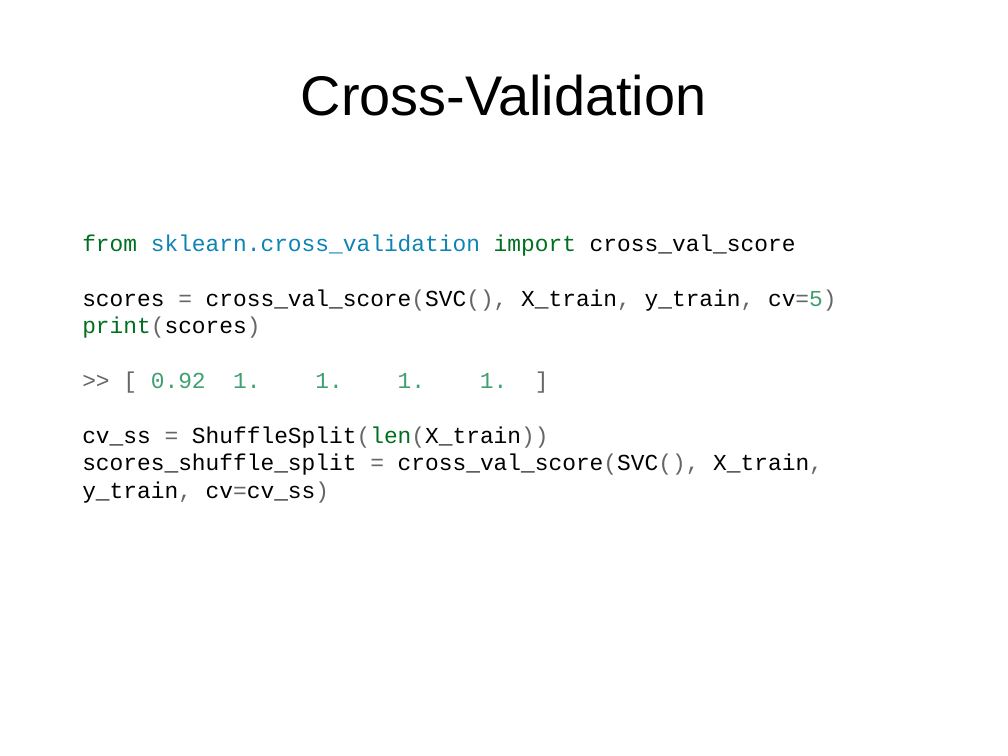
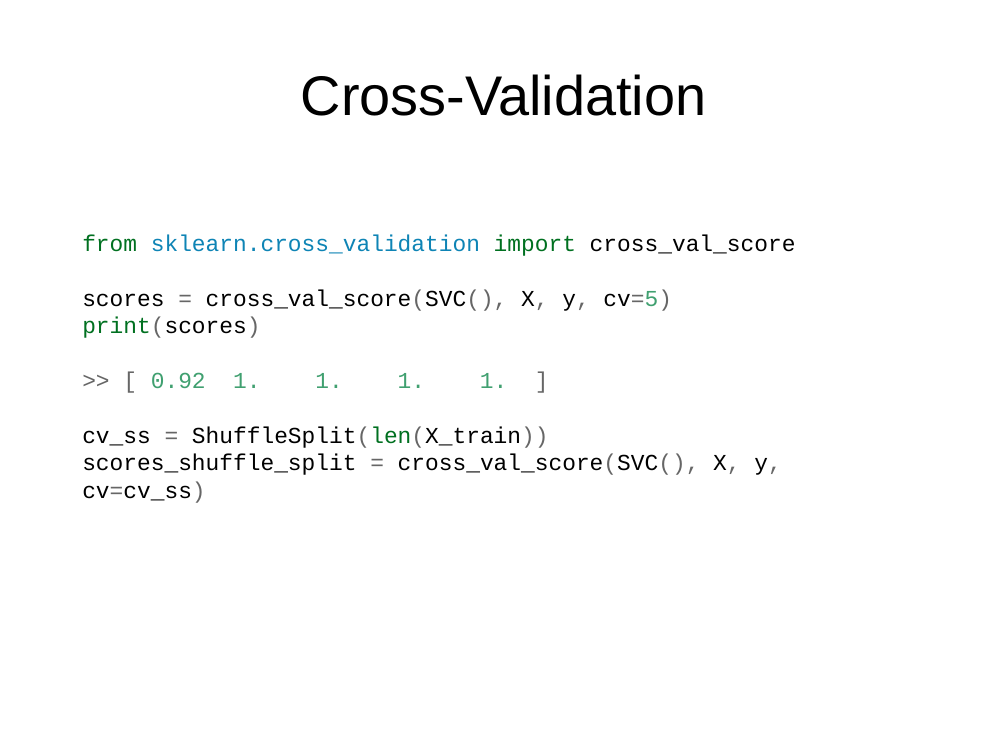
Before and after one commit to amueller/talks_odt, a slide deck: slide 12 of nyc-open-data-2015-andvanced-sklearn.odp (slide 13 before the commit). Drawn at 1008x756 pixels with LibreOffice and Linux fonts; fonts in the diff are those of the drawing. Boxes give left, top, right and bottom in pixels: in the first picture for what was removed or moved away, otherwise in the second. Text is boxed around its words. In the diff, an @@ line names an element or a change of style, - is before the commit and + after.

```diff
--- a/nyc-open-data-2015-andvanced-sklearn.odp
+++ b/nyc-open-data-2015-andvanced-sklearn.odp
@@ text at [82,289,672,311]: text changed @@
-scores = cross_val_score(SVC(), X_train, y_train, cv=5)
+scores = cross_val_score(SVC(), X, y, cv=5)
@@ text at [82,454,781,503]: text changed @@
-scores_shuffle_split = cross_val_score(SVC(), X_train, y_train, cv=cv_ss)
+scores_shuffle_split = cross_val_score(SVC(), X, y, cv=cv_ss)
```
Also in this commit, not shown: 14 other slides changed, 3 slides added, 5 slides removed.
